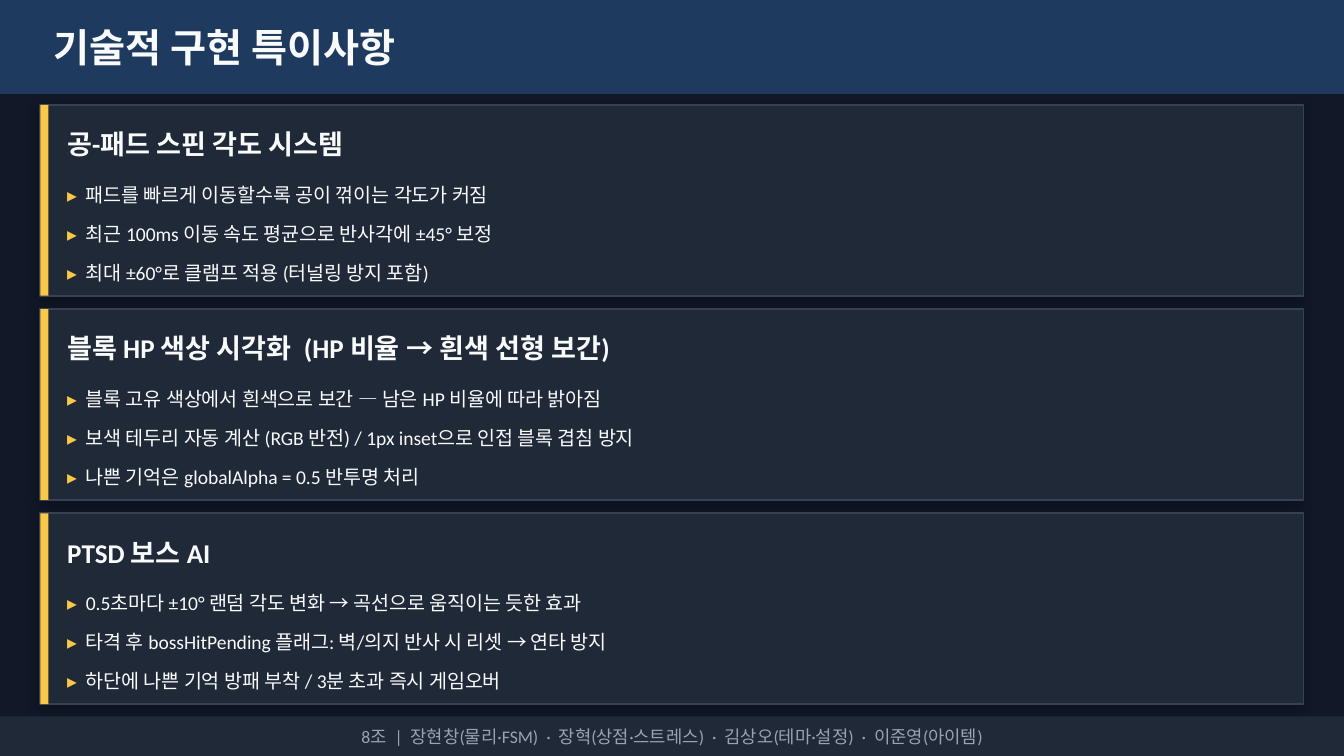
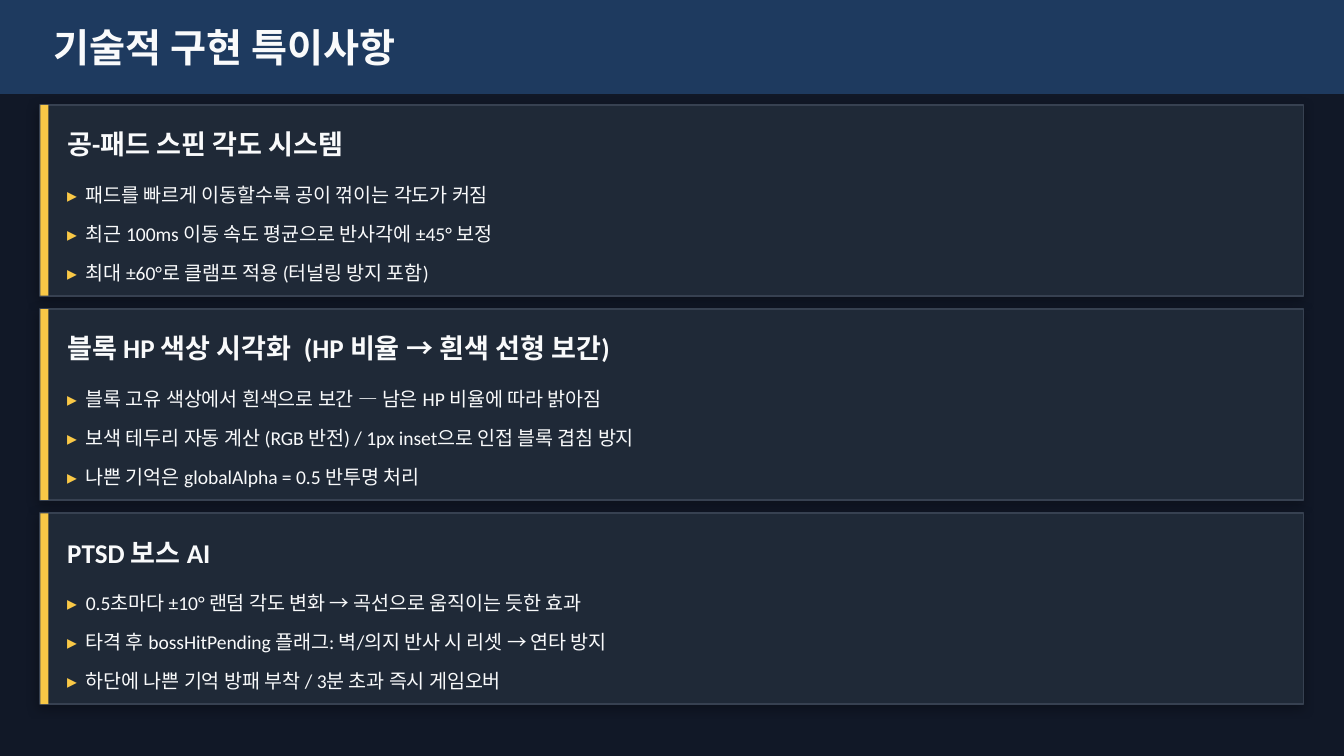
Before and after one commit to nyapy0811/blockbreak, a slide deck: slide 6 of 행복을_찾아서_발표자료.pptx. Drawn at 1344x756 pixels with LibreOffice and Linux fonts; fonts in the diff are those of the drawing. Boxes give left, top, right and bottom in pixels: in the first picture for what was removed or moved away, otherwise in the second. Text is boxed around its words. In the diff, an @@ line names an element or a change of style, - is before the commit and + after.

```diff
--- a/행복을_찾아서_발표자료.pptx
+++ b/행복을_찾아서_발표자료.pptx
@@ rectangle removed at <box>0,716,1344,756</box> @@
@@ text removed at <box>361,728,982,745</box> @@
-8조 | 장현창(물리·FSM) · 장혁(상점·스트레스) · 김상오(테마·설정) · 이준영(아이템)
```
Also in this commit, not shown: 1 other slide changed, 2 other files.
